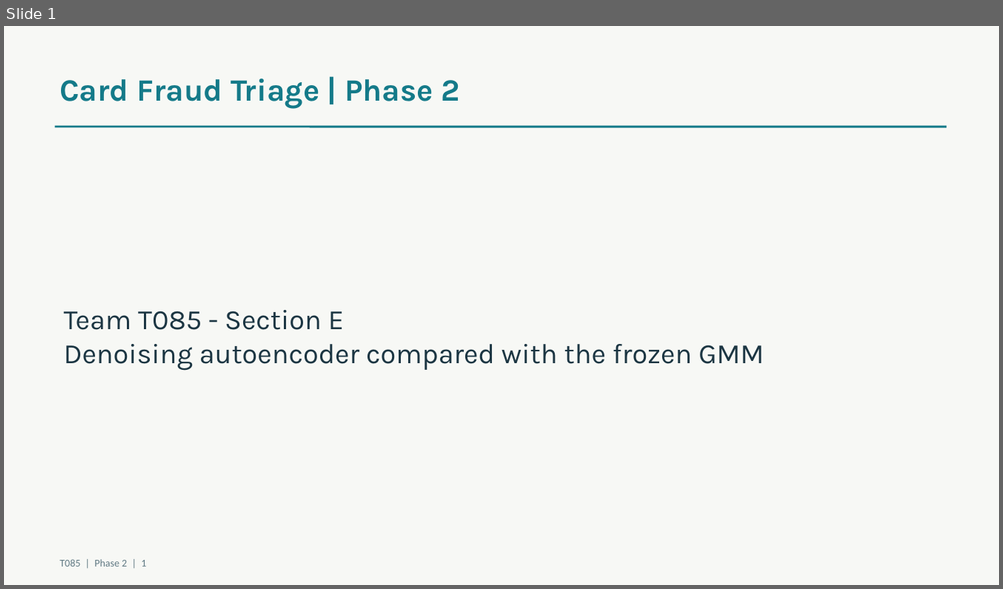
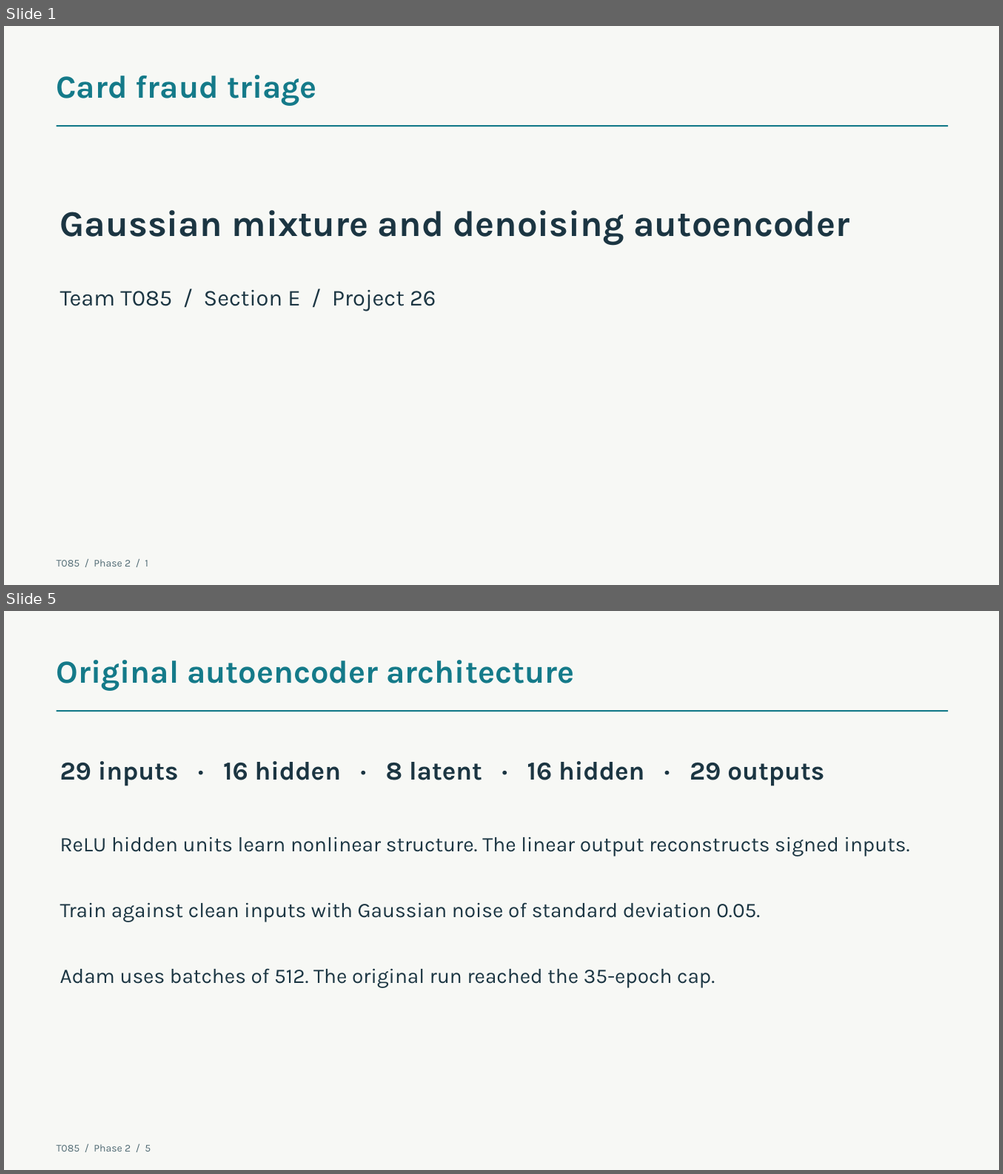
Before and after one commit to aaditya599fx/T085-CardFraudTriage-AML-Phase1, a slide deck: docs/phase2/T085_Phase2.pptx. Shown one above the other, each under a label of ours: slide 1 before the commit, slides 1 and 5 after it; the slides between them are not shown. The pictures are 1003x589 and 1003x1174 pixels, drawn with LibreOffice and Linux fonts; fonts in the diff are those of the drawing. Boxes give left, top, right and bottom in pixels: in the first picture for what was removed or moved away, otherwise in the second. Text is boxed around its words. In the diff, an @@ line names an element or a change of style, - is before the commit and + after.

Commit message:
Complete Phase 2 fraud triage evaluation

```diff
--- a/docs/phase2/T085_Phase2.pptx
+++ b/docs/phase2/T085_Phase2.pptx
@@ slide 5 added at box(4, 611, 999, 1170), background #F7F8F5 @@
@@ text added at box(57, 660, 575, 691), 31 pt, text #147A89, bold @@
+Original autoencoder architecture
@@ line added from (57, 711) to (948, 711), #147A89 1.35 pt @@
@@ text added at box(60, 761, 824, 786), 25 pt, text #1B3542, bold @@
+29 inputs · 16 hidden · 8 latent · 16 hidden · 29 outputs
@@ text added at box(60, 837, 910, 857), 20 pt, text #1B3542 @@
+ReLU hidden units learn nonlinear structure. The linear output reconstructs signed inputs.
@@ text added at box(60, 903, 760, 923), 20 pt, text #1B3542 @@
+Train against clean inputs with Gaussian noise of standard deviation 0.05.
@@ text added at box(60, 968, 714, 988), 20 pt, text #1B3542 @@
+Adam uses batches of 512. The original run reached the 35-epoch cap.
@@ text added at box(57, 1145, 151, 1152), 10 pt, text #526C75 @@
+T085 / Phase 2 / 5
@@ slide 1 changed as well @@
@@ text at box(57, 75, 317, 106): text changed; size 30 to 31 pt @@
-Card Fraud Triage | Phase 2
+Card fraud triage
@@ line (57, 126) - (948, 126): stroke #147A89 2 pt to #147A89 1.35 pt @@
@@ text added at box(60, 210, 849, 245), 35 pt, text #1B3542, bold @@
+Gaussian mixture and denoising autoencoder
@@ text at box(60, 290, 435, 311): text changed; size 27 to 22 pt @@
-Team T085 - Section E
-Denoising autoencoder compared with the frozen GMM
+Team T085 / Section E / Project 26
@@ text at box(57, 560, 148, 567): text changed; font Calibri to Karla; text colour #617A84 to #526C75 @@
-T085 | Phase 2 | 1
+T085 / Phase 2 / 1
```
Also in this commit, not shown: 1 other slide changed, 11 other slides added, 12 slides removed, 20 other files.
